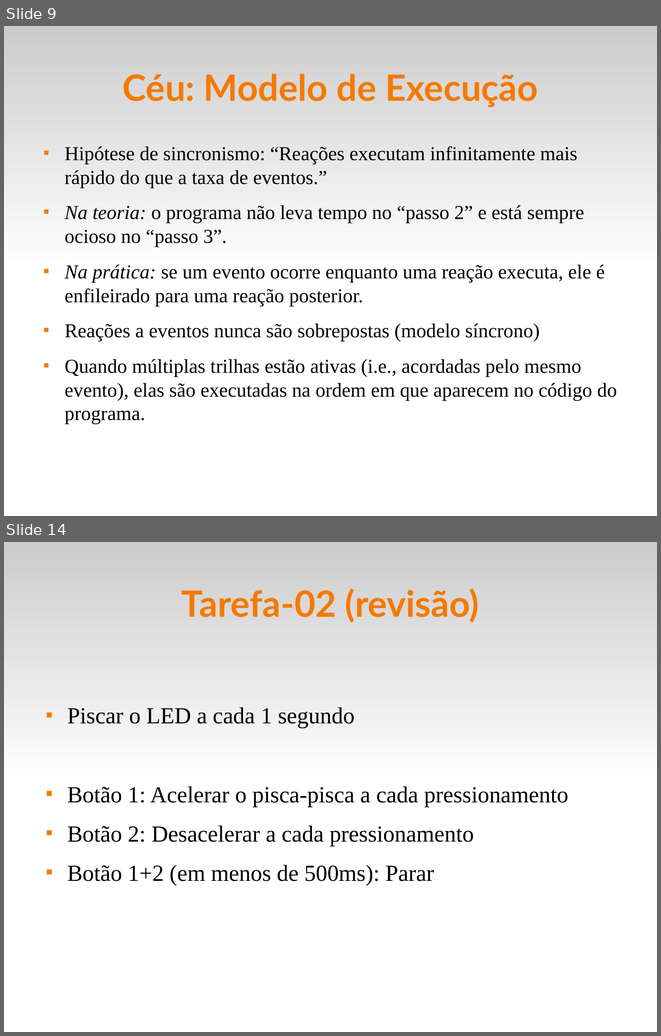
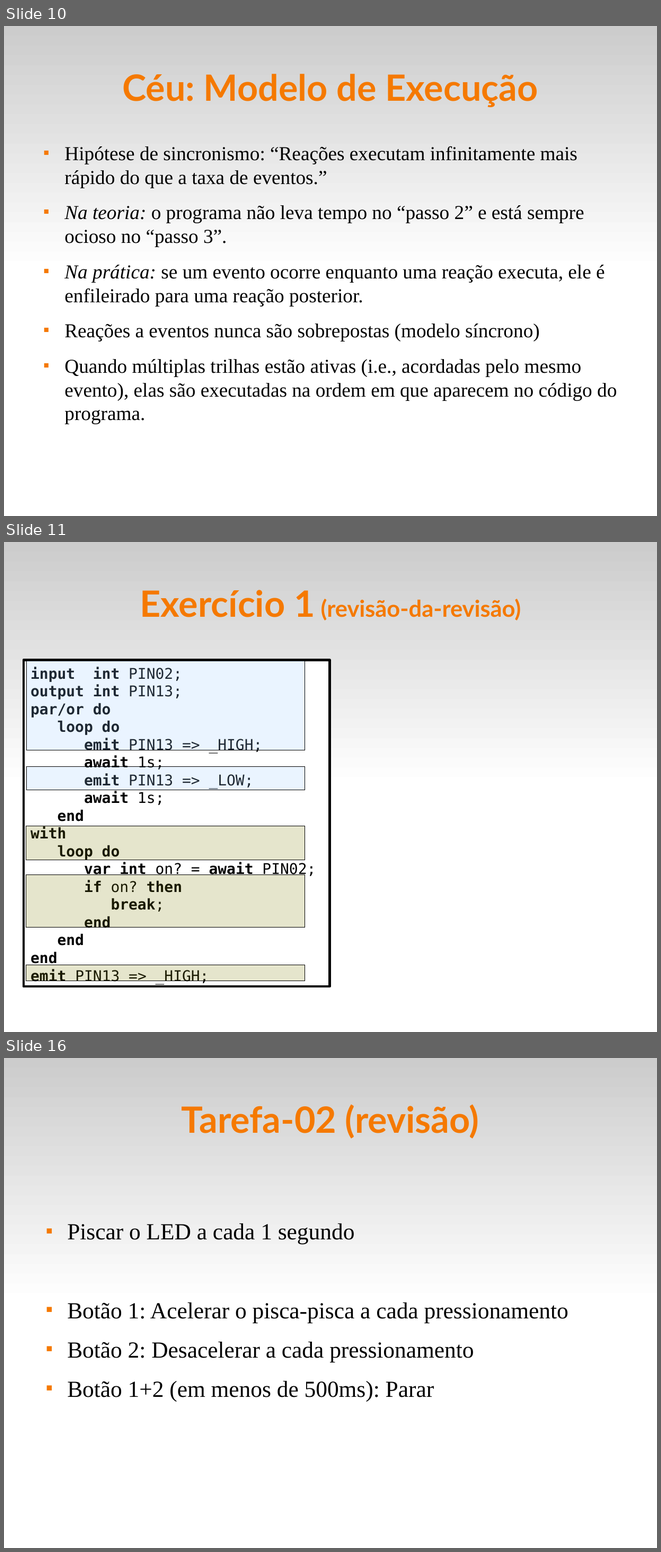
Before and after one commit to fsantanna-uerj/reativos, a slide deck: slides/05_ceu.odp. Shown one above the other, each under a label of ours: slides 9 and 14 before the commit, slides 10, 11 and 16 after it; the slides between them are not shown. The pictures are 661x1036 and 661x1552 pixels, drawn with LibreOffice and Linux fonts; fonts in the diff are those of the drawing. Boxes give left, top, right and bottom in pixels: in the first picture for what was removed or moved away, otherwise in the second. Text is boxed around its words. In the diff, an @@ line names an element or a change of style, - is before the commit and + after.

```diff
--- a/slides/05_ceu.odp
+++ b/slides/05_ceu.odp
@@ slide 11 added at box(4, 542, 657, 1032), background #FFFFFF; not listed: 1 template element that a slide beside it also shows @@
@@ title added at box(140, 590, 521, 620), 28 pt, text #F57900, bold @@
+Exercício 1 (revisão-da-revisão)
@@ rectangle added at box(24, 660, 330, 986), fill #FFFFFF, outline #000000 2.89 pt, 18 pt, text #000000, bold @@
+input int PIN02;
+output int PIN13;
+par/or do
+loop do
+emit PIN13 => _HIGH;
+await 1s;
+emit PIN13 => _LOW;
+await 1s;
+end
+with
+loop do
+var int on? = await PIN02;
+if on? then
+break;
+end
+end
+end
+emit PIN13 => _HIGH;
@@ rectangle added at box(26, 661, 305, 750), fill #99CCFF at 20% opacity, outline #000000 0 pt @@
@@ rectangle added at box(26, 767, 305, 790), fill #99CCFF at 20% opacity, outline #000000 0 pt @@
@@ rectangle added at box(26, 826, 305, 860), fill #808000 at 20% opacity, outline #000000 0 pt @@
@@ rectangle added at box(26, 875, 305, 927), fill #808000 at 20% opacity, outline #000000 0 pt @@
@@ rectangle added at box(26, 964, 305, 980), fill #808000 at 20% opacity, outline #000000 0 pt @@
@@ what was slide 9 is now slide 10 @@
@@ what was slide 14 is now slide 16 @@
```
Also in this commit, not shown: 9 slides changed, 9 other slides added, 7 other files.
